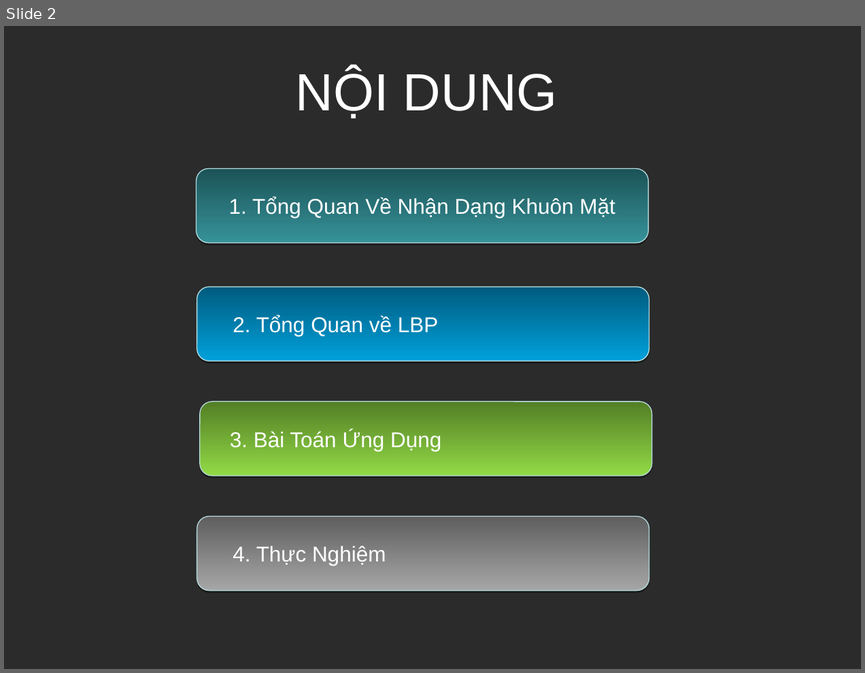
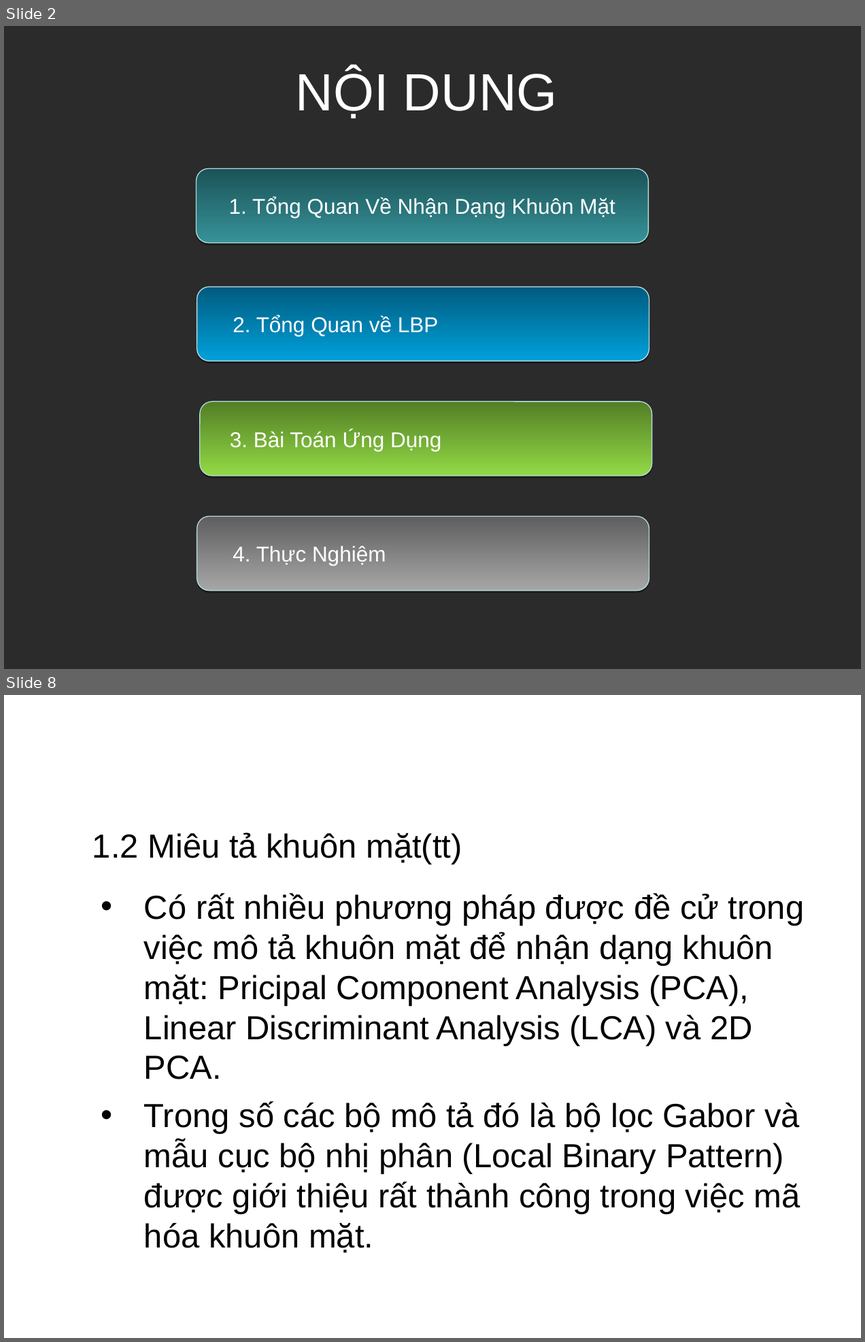
Before and after one commit to Alex7Huynh/lbp-group7, a slide deck: Slide.ppt. Shown one above the other, each under a label of ours: slide 2 before the commit, slides 2 and 8 after it; the slides between them are not shown. The pictures are 865x673 and 865x1342 pixels, drawn with LibreOffice and Linux fonts; fonts in the diff are those of the drawing; background and template pictures are left out; a plain dark background stands for a picture behind light text. Boxes give left, top, right and bottom in pixels: in the first picture for what was removed or moved away, otherwise in the second. Text is boxed around its words. In the diff, an @@ line names an element or a change of style, - is before the commit and + after.

```diff
--- a/Slide.ppt
+++ b/Slide.ppt
@@ slide 8 added at bbox=[4, 695, 861, 1338], background picture (left out) @@
@@ title added at bbox=[41, 706, 812, 791], 32 pt, text #FFFFFF @@
+1. Tổng Quan Về Nhận Dạng Khuôn Mặt
@@ text added at bbox=[92, 832, 462, 864], 28 pt, text #000000 @@
+  1.2 Miêu tả khuôn mặt(tt)
@@ text added at bbox=[144, 893, 804, 1253], 28 pt, text #000000 @@
+    • Có rất nhiều phương pháp được đề cử trong việc mô tả khuôn mặt để nhận dạng khuôn mặt: Pricipal Component Analysis (PCA), Linear Discriminant Analysis (LCA) và 2D PCA.
+    • Trong số các bộ mô tả đó là bộ lọc Gabor và mẫu cục bộ nhị phân (Local Binary Pattern) được giới thiệu rất thành công trong việc mã hóa khuôn mặt.
```
Also in this commit, not shown: 15 other slides added, 1 slide removed.
